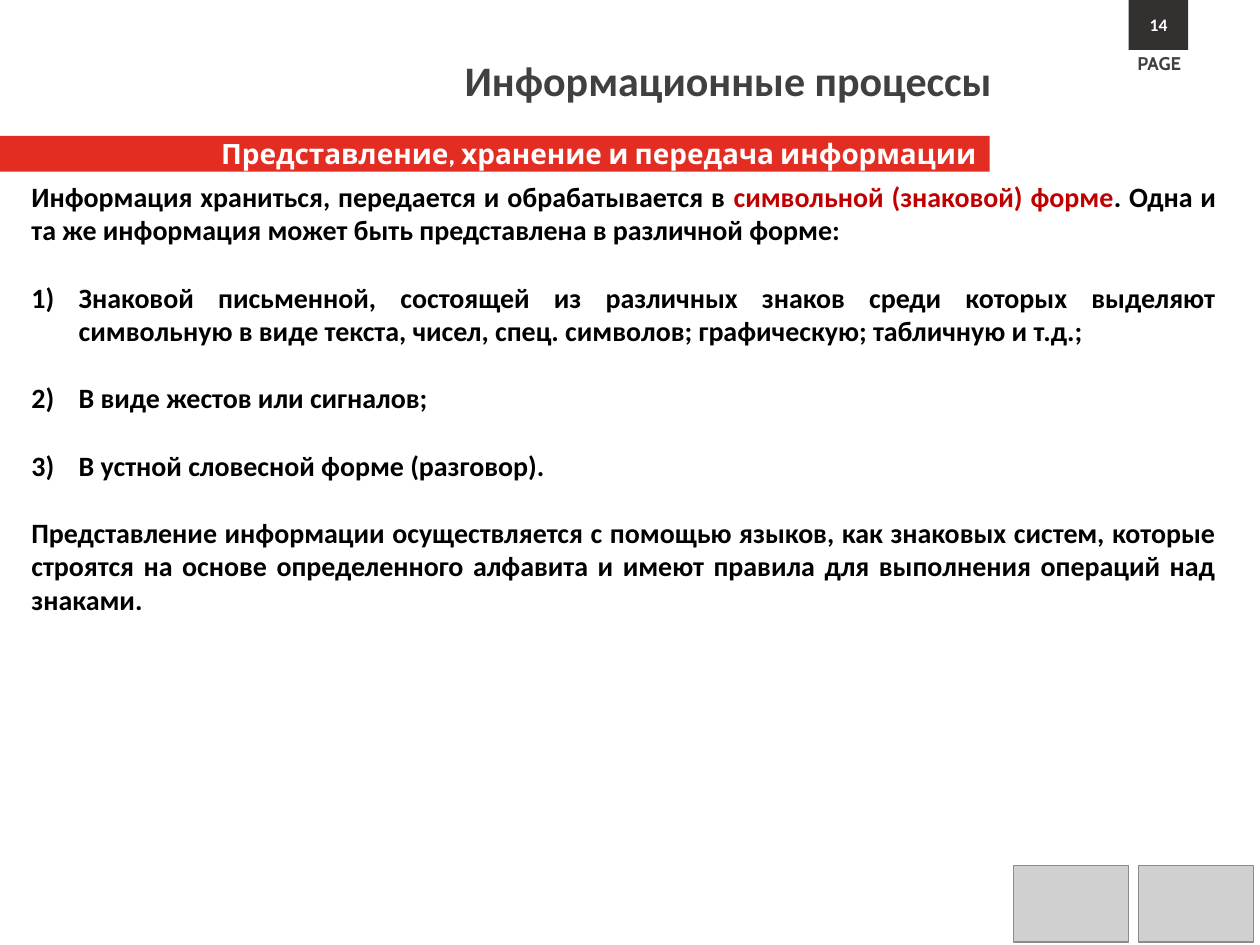
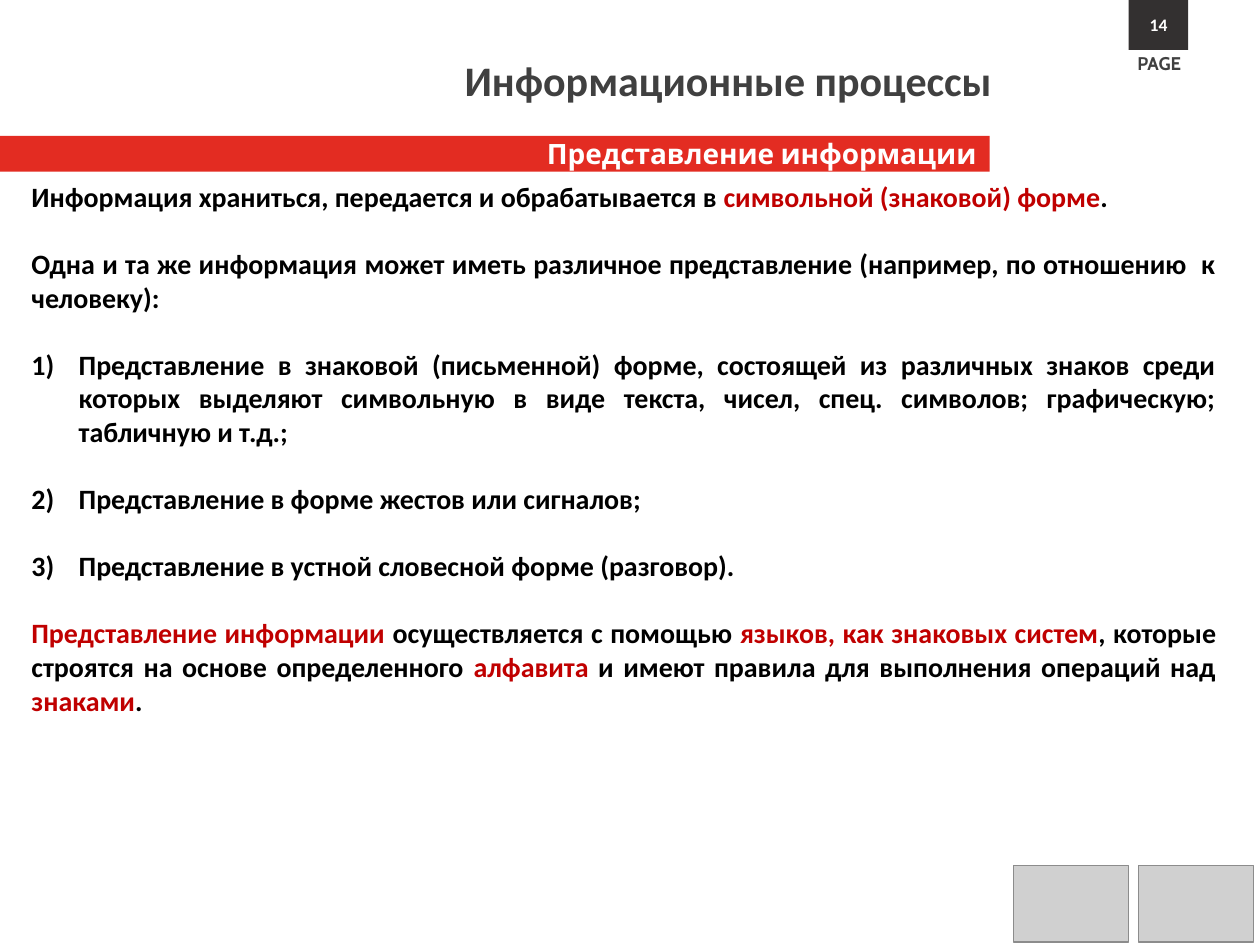
Before and after one commit to s1211001142/computer_science_course, a slide deck: slide 14 of Lectures/Л1.Информационные процессы.pptx. Drawn at 1260x945 pixels with LibreOffice and Linux fonts; fonts in the diff are those of the drawing; grey boxes stand for pictures; background and template pictures are left out. Boxes give left, top, right and bottom in pixels: in the first picture for what was removed or moved away, otherwise in the second. Text is boxed around its words. In the diff, an @@ line names an element or a change of style, - is before the commit and + after.

```diff
--- a/Lectures/Л1.Информационные процессы.pptx
+++ b/Lectures/Л1.Информационные процессы.pptx
@@ subtitle at box(547, 142, 977, 172): text changed @@
-Представление, хранение и передача информации
+Представление информации
@@ text at box(31, 186, 1215, 581): text changed @@
-Информация храниться, передается и обрабатывается в символьной (знаковой) форме. Одна и та же информация может быть представлена в различной форме:
-1) Знаковой письменной, состоящей из различных знаков среди которых выделяют символьную в виде текста, чисел, спец. символов; графическую; табличную и т.д.;
-2) В виде жестов или сигналов;
-3) В устной словесной форме (разговор).
+Информация храниться, передается и обрабатывается в символьной (знаковой) форме.
+Одна и та же информация может иметь различное представление (например, по отношению к человеку):
+1) Представление в знаковой (письменной) форме, состоящей из различных знаков среди которых выделяют символьную в виде текста, чисел, спец. символов; графическую; табличную и т.д.;
+2) Представление в форме жестов или сигналов;
+3) Представление в устной словесной форме (разговор).
@@ text at box(31, 624, 1216, 712): text colour #000000 to #C00000 in "Представление информации языков, как знаковых систем, алфави ..." @@
```
Also in this commit, not shown: 36 other slides changed, 1 slide removed.
